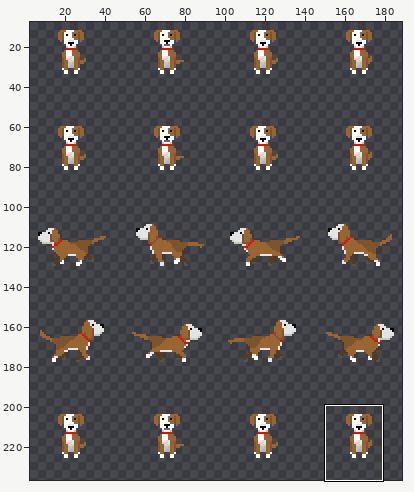
Edited in one commit: sprite sheet (res/img/dog.png). Above: a wide view before the commit, with the close-up outlined.
Close-up. Old version:
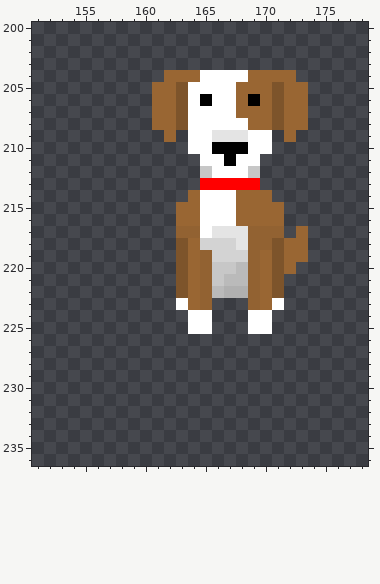
The file is 192x240 pixels. Colours within 5 levels of each other are drawn and written as one. Shown: x 151..178, y 200..236. The wide view leaves out empty margins. The commit also changed other parts of the picture, which this record leaves out.
After the commit:
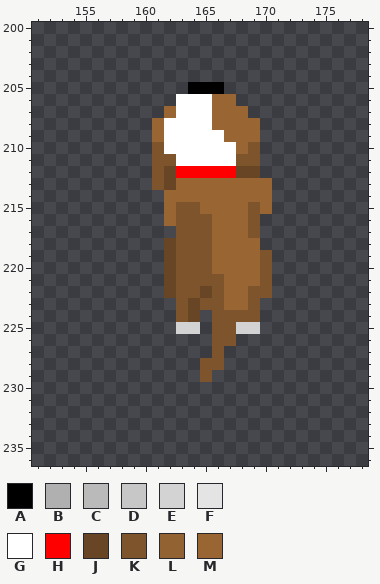
Palette (. is transparent): A #000000  B #b0b0b0  C #bababa  D #c7c7c7  E #d3d3d3  F #e4e4e4  G #ffffff  H #ff0000  J #684625  K #7d542b  L #926232  M #996633
Changes in this commit:
y 204: x 162..172 MMMGGGGMMMM -> ...........
y 205: x 161..173 MMKGGGGMMMKMM -> ...AAA.......
y 206: x 161..163 MMK -> ..G; x 165..173 AGGMAMKMM -> GMM......
y 207: x 161 M -> .; x 163 K -> G; x 166..167 GG -> MM; x 169..173 MMKMM -> .....
y 208: x 162..163 MK -> GG; x 166..168 GGG -> MMM; x 170..173 MKMM -> ....
y 209: x 161..163 .M. -> MGG; x 166..170 FFFGG -> GMMM.; x 172 M -> .
y 210: x 161..163 ... -> KGG; x 166..170 AAAGG -> GGMK.
y 211: x 161..164 .... -> KKGG; x 167..169 AGG -> GKK
y 212: x 161..169 ....DGGGD -> KJHHHHHJJ
y 213: x 161..170 ....HHHHH. -> KJMMMMMMMM
y 214: x 162..163 .. -> MM; x 165..167 GGG -> MMM
y 215: x 162..167 .MMGGG -> MKKMMM; x 169 M -> K; x 171 M -> .
y 216: x 162..167 .MMGGG -> MKKKMM; x 169..171 MMM -> K..
y 217: x 163..171 LLGFFFLLL -> KKKMMMK..; x 173 M -> .
y 218: x 162 . -> J; x 164..173 MEEEFLLKMM -> KKMMMM....
y 219: x 162 . -> J; x 164..173 MLEEELMKMM -> KKMMMMK...
y 220: x 162 . -> J; x 164..172 MLDDCLMKM -> KKMMMMK..
y 221: x 162 . -> J; x 164..171 MLDCCLMK -> KKKMMMK.
y 222: x 162 . -> J; x 164..171 MLCBBLMK -> KJKMMKK.
y 223: x 163..171 GML...LMG -> KJKKMMK..
y 224: x 163..170 .GG...GG -> KJ.KKKK.
y 225: x 163..170 .GG...GG -> EE.KKEE.
y 226: x 166..167 .. -> KK
y 227: x 166 . -> K
y 228: x 165..166 .. -> KK
y 229: x 165 . -> K
Changed places in both close-ups, as pixel boxes (x1, y1, x2, y2):
changed: (152, 70, 308, 382)
